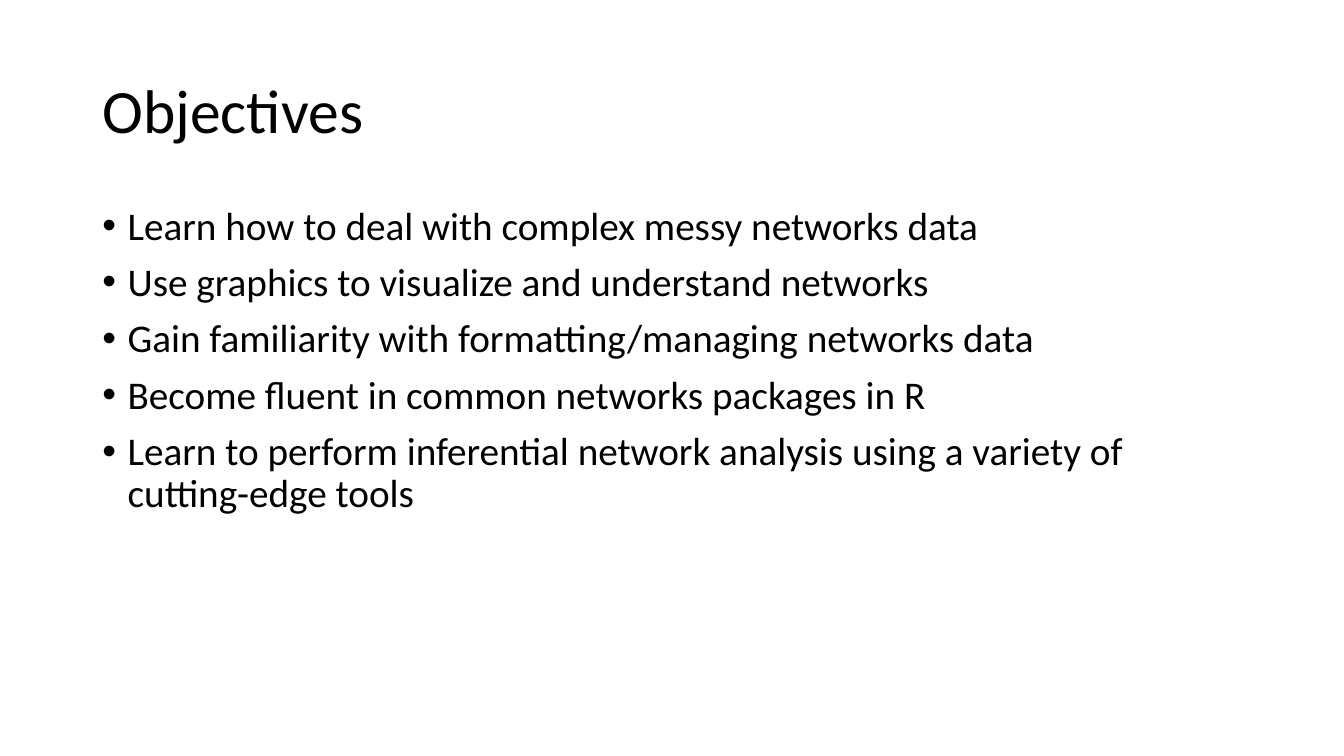
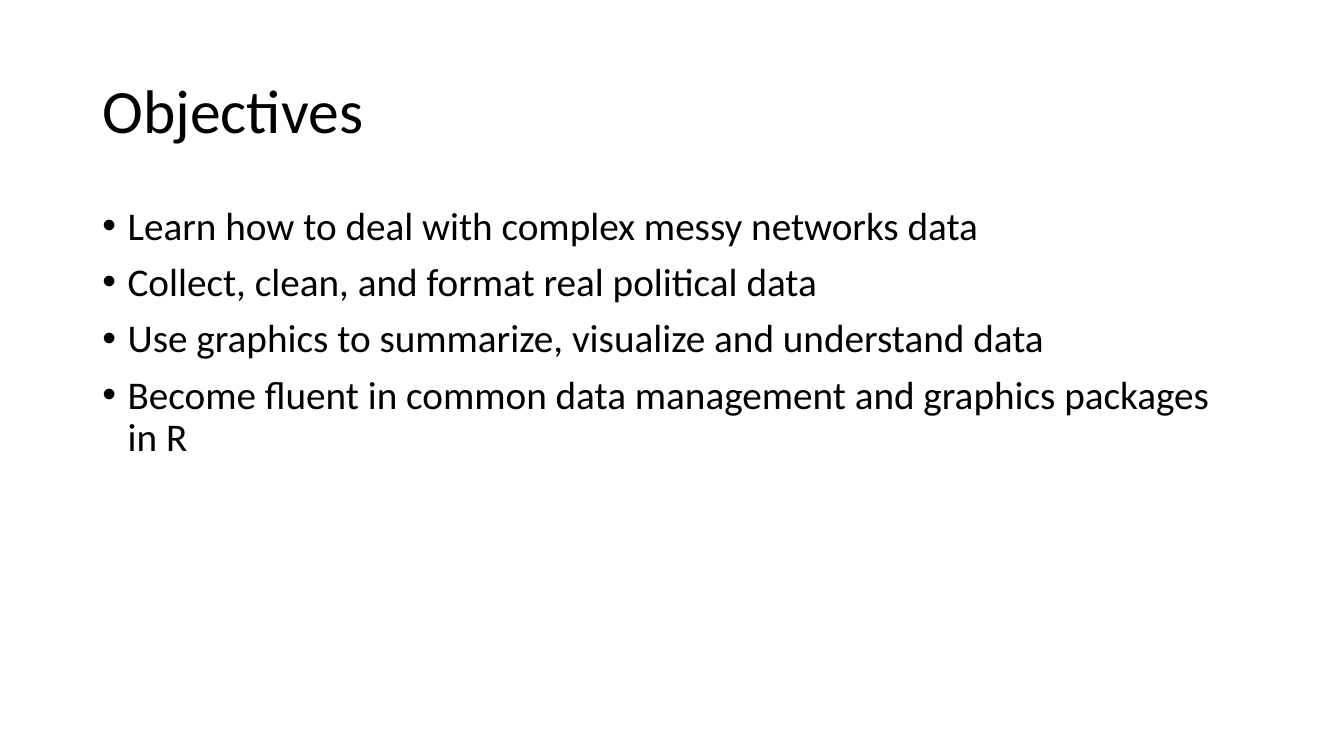
Before and after one commit to ochyzh/POL478, a slide deck: slide 6 of public/materials/01_Introduction.pptx. Drawn at 1344x756 pixels with LibreOffice and Linux fonts; fonts in the diff are those of the drawing. Boxes give left, top, right and bottom in pixels: in the first picture for what was removed or moved away, otherwise in the second. Text is boxed around its words. In the diff, an @@ line names an element or a change of style, - is before the commit and + after.

```diff
--- a/public/materials/01_Introduction.pptx
+++ b/public/materials/01_Introduction.pptx
@@ text at bbox=[128, 268, 1209, 451]: text changed @@
-• Use graphics to visualize and understand networks
-• Gain familiarity with formatting/managing networks data
-• Become fluent in common networks packages in R
-• Learn to perform inferential network analysis using a variety of cutting-edge tools
+• Collect, clean, and format real political data
+• Use graphics to summarize, visualize and understand data
+• Become fluent in common data management and graphics packages in R
```
Also in this commit, not shown: 9 other slides changed.
